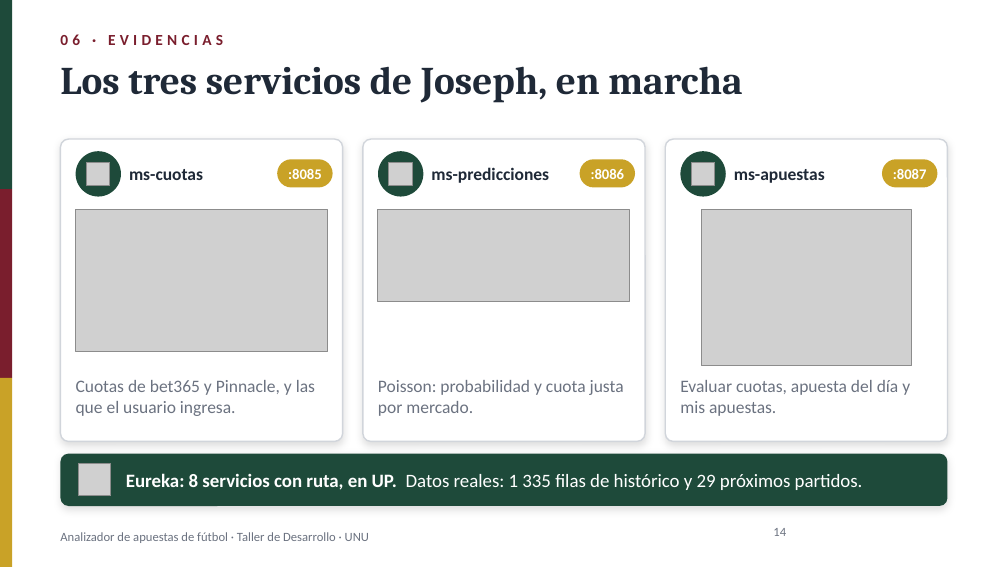
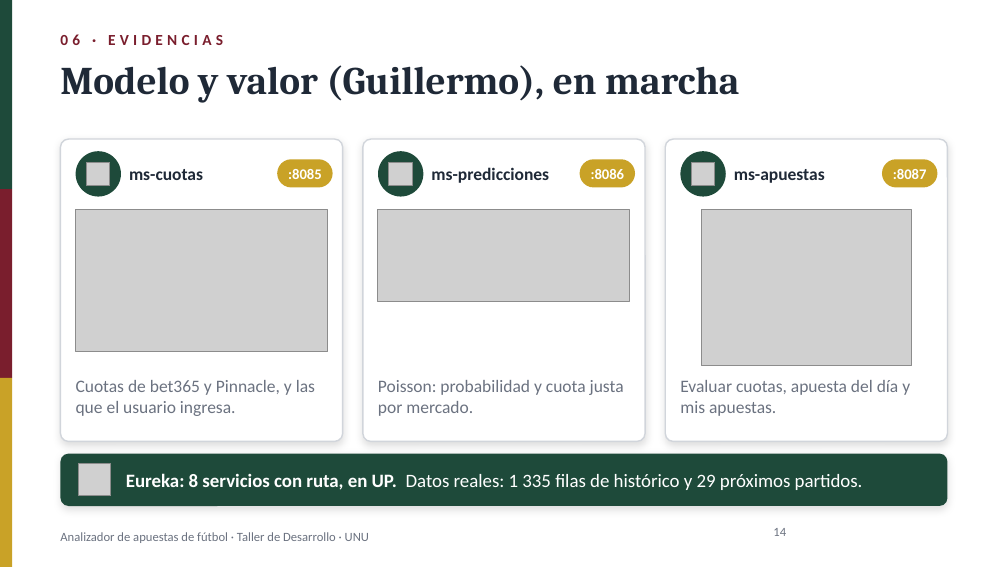
Before and after one commit to Renindstone/app-apuestas-universidad, a slide deck: slide 14 of docs/PresentacionApuestas_2nov2026.pptx. Drawn at 1008x567 pixels with LibreOffice and Linux fonts; fonts in the diff are those of the drawing; grey boxes stand for pictures; background and template pictures are left out. Boxes give left, top, right and bottom in pixels: in the first picture for what was removed or moved away, otherwise in the second. Text is boxed around its words. In the diff, an @@ line names an element or a change of style, - is before the commit and + after.

```diff
--- a/docs/PresentacionApuestas_2nov2026.pptx
+++ b/docs/PresentacionApuestas_2nov2026.pptx
@@ text at [60, 65, 739, 103]: text changed @@
-Los tres servicios de Joseph, en marcha
+Modelo y valor (Guillermo), en marcha
```
Also in this commit, not shown: 1 other slide changed.
